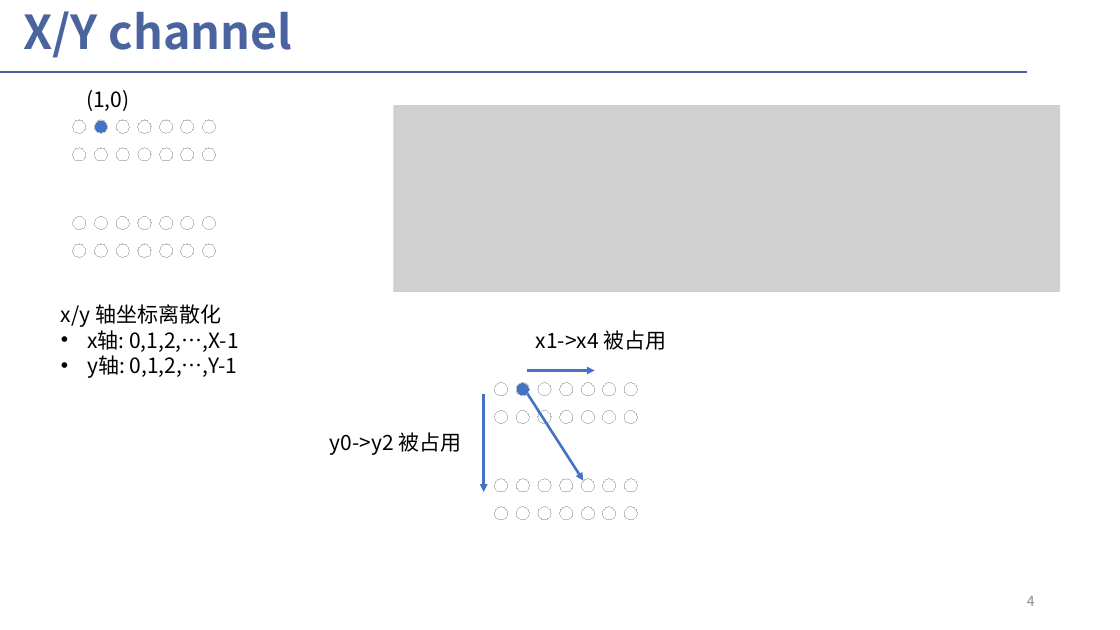
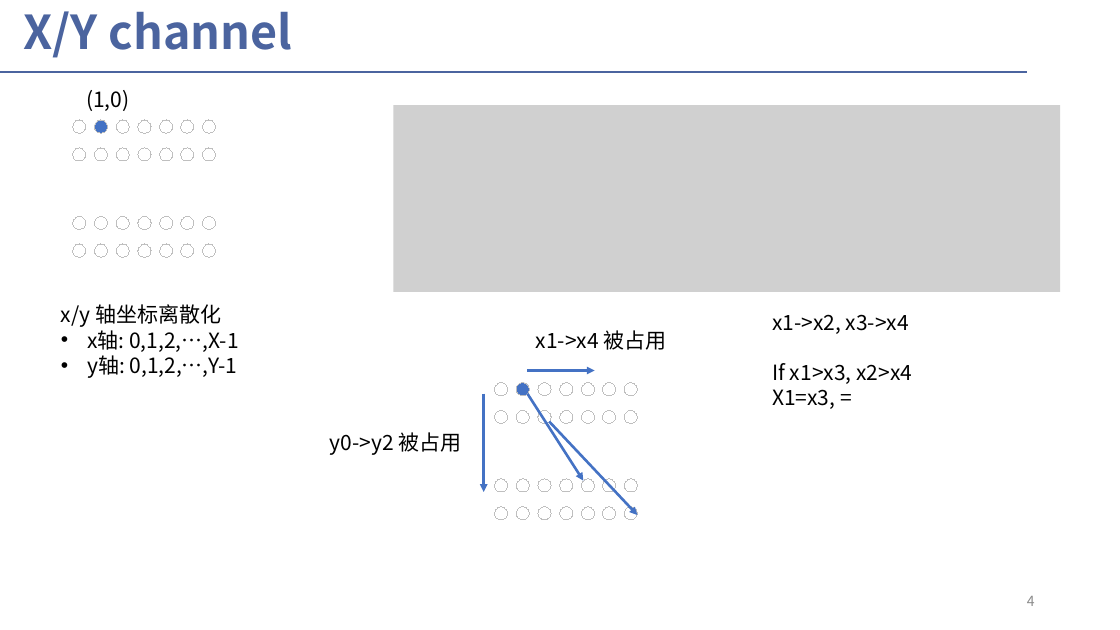
Before and after one commit to liyongshang/work-files, a slide deck: slide 4 of 07.pptx. Drawn at 1120x630 pixels with LibreOffice and Linux fonts; fonts in the diff are those of the drawing; grey boxes stand for pictures. Boxes give left, top, right and bottom in pixels: in the first picture for what was removed or moved away, otherwise in the second. Text is boxed around its words. In the diff, an @@ line names an element or a change of style, - is before the commit and + after.

Commit message:
0716

```diff
--- a/07.pptx
+++ b/07.pptx
@@ text added at (772, 314, 912, 409), 18 pt, text #000000 @@
+x1->x2, x3->x4
+If x1>x3, x2>x4
+X1=x3, =
@@ arrow added from (549, 422) to (638, 515), #4472C4 2.25 pt @@
```
Also in this commit, not shown: 4 slides added.
